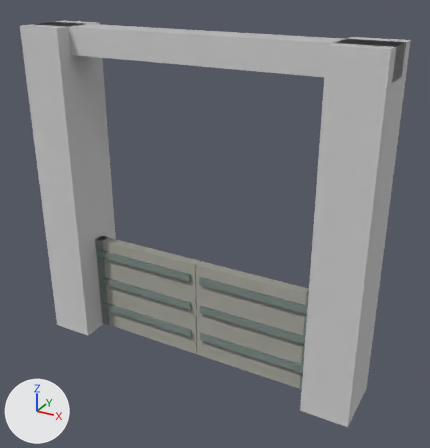
A saved change to the FBX model entregas/teo-modelado/puerta-via/SM_PuertaVia_v4_Blindada_e0_Sano_LOD0.fbx.
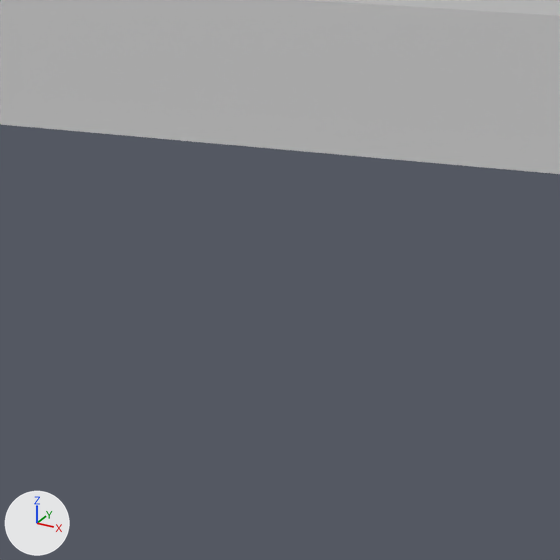
Old and new are each drawn whole from a camera (50 mm lens) standing at (5.32, -8.98, 7.57) and looking at (0.34, 0.08, 3.04) and again close up on the part from 32% to 59% of the width and 8% to 34% of the height. The axes (+X, +Y, +Z) are drawn at lower left. The lights are the same throughout. The older version's two pictures come first. Where no turn or scale is listed for an object, it has been applied to the vertices.

Objects in the first close-up: 'SM_puerta_via_v16_LOD0'.
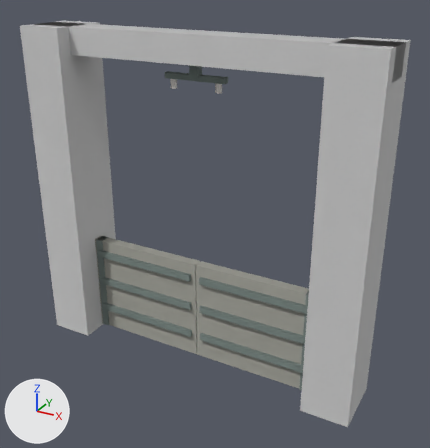
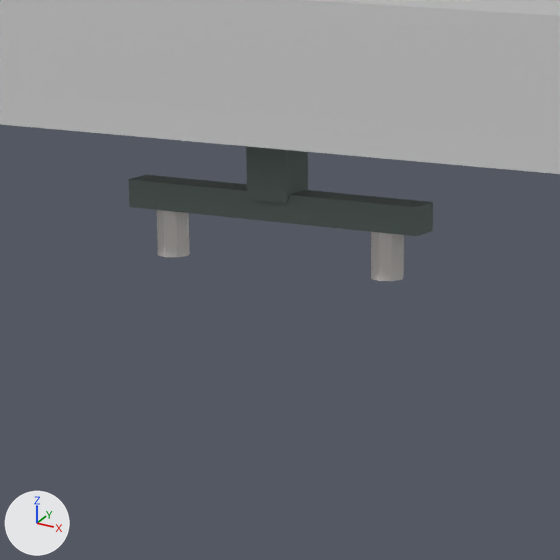
Changed parts and their boxes (x1, y1, x2, y2) in the close-ups (560 x 560 px):
'SM_puerta_via_v16_LOD0', reshaped: before (0, 0, 560, 174); after (0, 0, 560, 281)
part 1 of me_sm_puerta_via_v16_lod0_001, added: after (246, 146, 308, 203)
part 2 of me_sm_puerta_via_v16_lod0_001, added: after (128, 175, 433, 236)
part 3 of me_sm_puerta_via_v16_lod0_001, added: after (157, 210, 190, 257)
part 4 of me_sm_puerta_via_v16_lod0_001, added: after (371, 232, 404, 281)

Edits to the bpy script that builds the scene:
```text
Change me_sm_puerta_via_v16_lod0_001:
    used by ob_sm_puerta_via_v16_lod0; location = (0.0, 0.0, 0.0)
    remove me_sm_puerta_via_v16_lod0_001.from_pydata(...)  # 24 vertices, 18 faces; spans x -3.4..3.4, y -0.6..0.6, z 0.0..6.5
    add me_sm_puerta_via_v16_lod0_001.from_pydata(...)  # 72 vertices, 70 faces; spans x -3.4..3.4, y -0.6..0.6, z 0.0..6.5
    me_sm_puerta_via_v16_lod0_001 part 1: a new loose piece, a box spanning x -0.08..0.08, y -0.08..0.08, z 5.78..6.03, in mat_mat_paleta32 (picture img_t_paleta32_png)
    me_sm_puerta_via_v16_lod0_001 part 2: a new loose piece, a box spanning x -0.6..0.6, y -0.06..0.06, z 5.7..5.8, in mat_mat_paleta32 (picture img_t_paleta32_png)
    me_sm_puerta_via_v16_lod0_001 part 3: a new loose piece, an 8-sided cylinder along z spanning x -0.51..-0.39, y -0.06..0.06, z 5.53..5.71, in mat_mat_paleta32 (picture img_t_paleta32_png)
    me_sm_puerta_via_v16_lod0_001 part 4: a new loose piece, an 8-sided cylinder along z spanning x 0.39..0.51, y -0.06..0.06, z 5.53..5.71, in mat_mat_paleta32 (picture img_t_paleta32_png)
```
